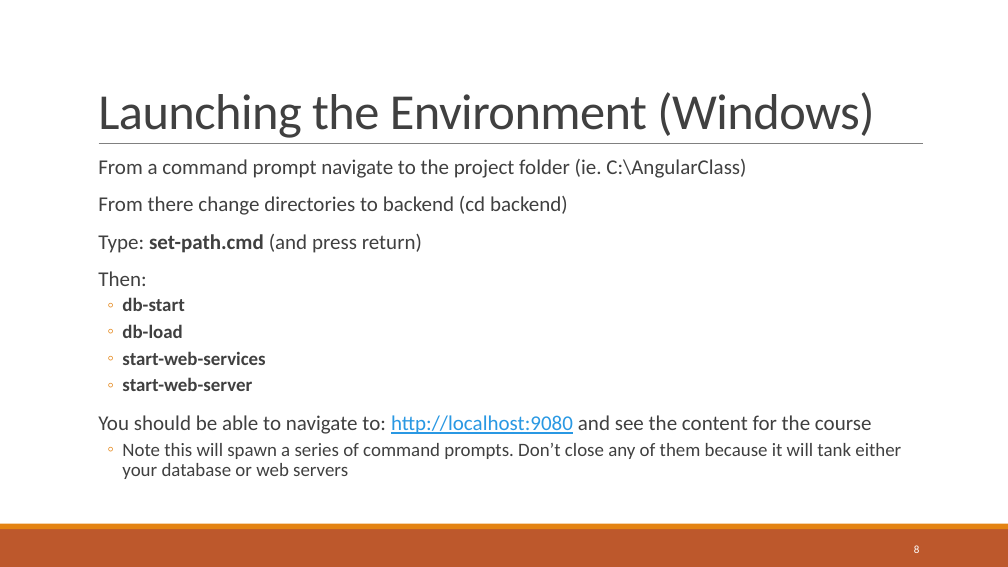
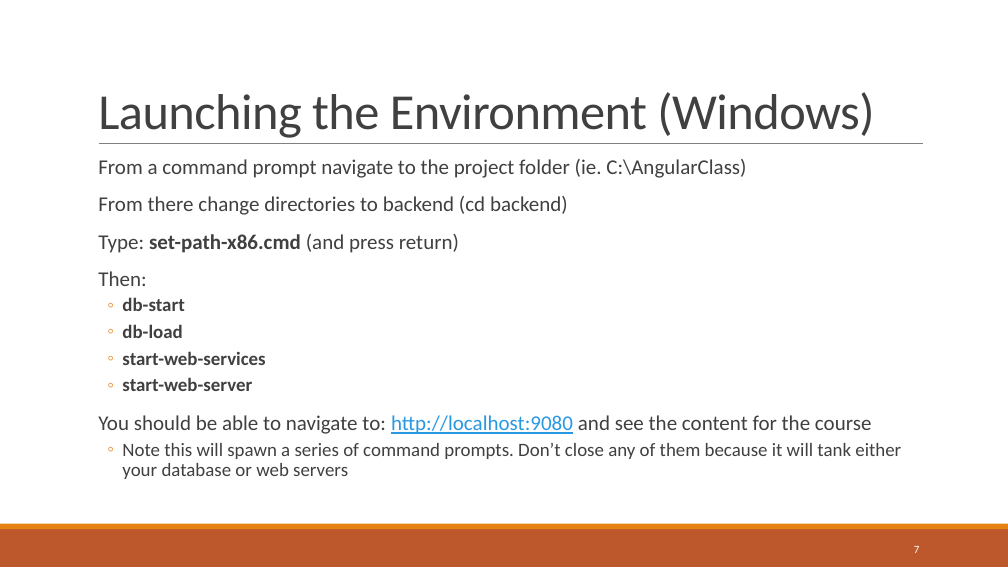
Before and after one commit to sbechtold/angularjs, a slide deck: slide 7 of materials/AngularJS.pptx (slide 8 before the commit). Drawn at 1008x567 pixels with LibreOffice and Linux fonts; fonts in the diff are those of the drawing. Boxes give left, top, right and bottom in pixels: in the first picture for what was removed or moved away, otherwise in the second. Text is boxed around its words. In the diff, an @@ line names an element or a change of style, - is before the commit and + after.

```diff
--- a/materials/AngularJS.pptx
+++ b/materials/AngularJS.pptx
@@ text at (98,234,459,253): text changed @@
-  Type: set-path.cmd (and press return)
+  Type: set-path-x86.cmd (and press return)
@@ page number at (914,546,920,553): text changed @@
-8
+7
```
Also in this commit, not shown: 1 other slide changed, 1 slide removed, 26 other files.
